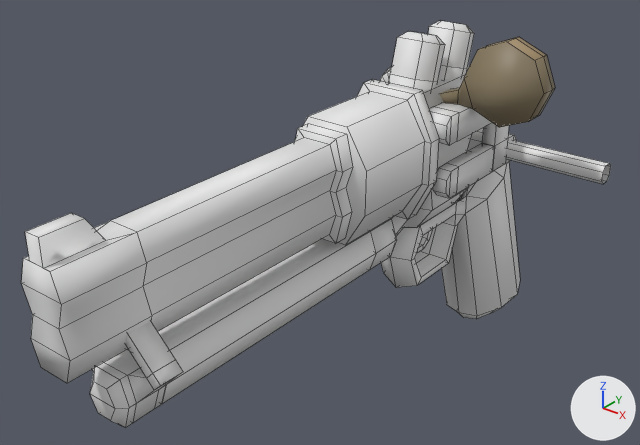
What one commit did to the Blender file Assets/_VanHelsingVR/Art/Blender/Player/gun.blend.
Rendered twice from a 50 mm lens placed at (1.98, -3.59, 1.5), pointed at (-0.08, -1.0, -0.1). The lights are fixed; the arrows at lower right show +X, +Y and +Z. The first picture is the older version. Mesh edges are drawn as thin lines.

In view in the first picture: 'Bobina', 'Cañon', 'Conexion.001', 'Cuerpo', 'Foco', 'Foco.001', 'Indicador', 'Mango', 'Resorte', 'SoporteBobina', 'SoporteCuerpo' and 5 more.
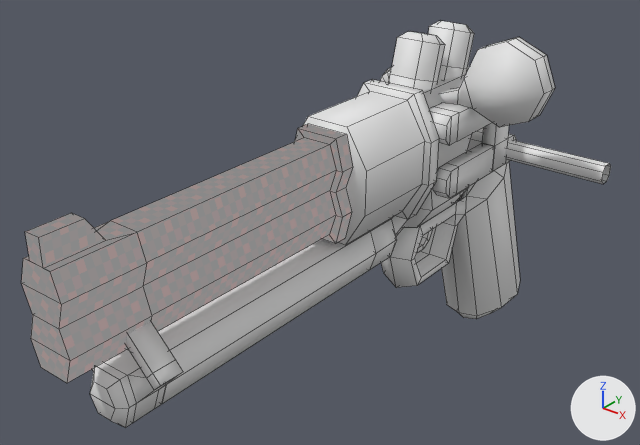
Where the newer file only moved an object's origin or applied its transform, the numbers keep the older frame.

Where the change shows, as pixel boxes [x1, y1, x2, y2] in the pictures (640 x 445 px):
'Cañon', recoloured (darker): [22, 124, 353, 383] in both
part 1 of me_cylinder_007, recoloured (brown to white): [439, 37, 555, 127] in both

What changed in the scene script:
```text
Add img_pixeltexturegrid_1024_png_001:
    img_pixeltexturegrid_1024_png_001 = load_image('PixelTextureGrid_1024.png.001', '_unpacked/PixelTextureGrid_1024.png', 1024, 1024, 'sRGB')
Add mat_material:
    mat_material = bpy.data.materials.new('Material')
    mat_material.use_nodes = True; mat_material.node_tree.nodes.clear()
    _N = mat_material.node_tree.nodes; _L = mat_material.node_tree.links
    n0 = _N.new('ShaderNodeOutputMaterial'); n0.name = 'Material Output'
    n1 = _N.new('ShaderNodeMix'); n1.name = 'Mix'
    n1.data_type = 'RGBA'
    n2 = _N.new('ShaderNodeTexImage'); n2.name = 'Image Texture.001'
    n2.image = img_pixeltexturegrid_1024_png_001
    n2.interpolation = 'Closest'
    _L.new(n2.outputs[0], n1.inputs[6])  # 'Color' to 'A'
    _L.new(n1.outputs[2], n0.inputs[0])  # 'Result' to 'Surface'
Change me_cylinder:
    where me_cylinder.from_pydata(...)  # 58 vertices, 52 faces; spans x -0.022..0.026, y -0.033..0.029, z -0.061..0.103
    add me_cylinder.materials.append(mat_material)
Change me_cylinder_007:
    used by ob_indicador; location = (0.094, -0.391, 0.328); rotation_euler = (1.571, 0.0, 0.0), in degrees (90, 0, 0); scale = (8.0, 8.0, 8.0)
    remove me_cylinder_007.from_pydata(...)  # 48 vertices, 41 faces; spans x 0.0..0.0602, y -0.0085..0.036, z -0.0088..0.0059
    add me_cylinder_007.from_pydata(...)  # 48 vertices, 40 faces; spans x 0.0..0.0602, y -0.0085..0.036, z -0.0088..0.0059
    me_cylinder_007 part 1: 40 faces spanning x 0.0..0.0602, y -0.0085..0.036, z -0.0088..0.0059 switch from mat_gunmat_001 (picture img_tex_gun_png_001) to no material
    edits to the shape of me_cylinder_007 do not show in these pictures
```
